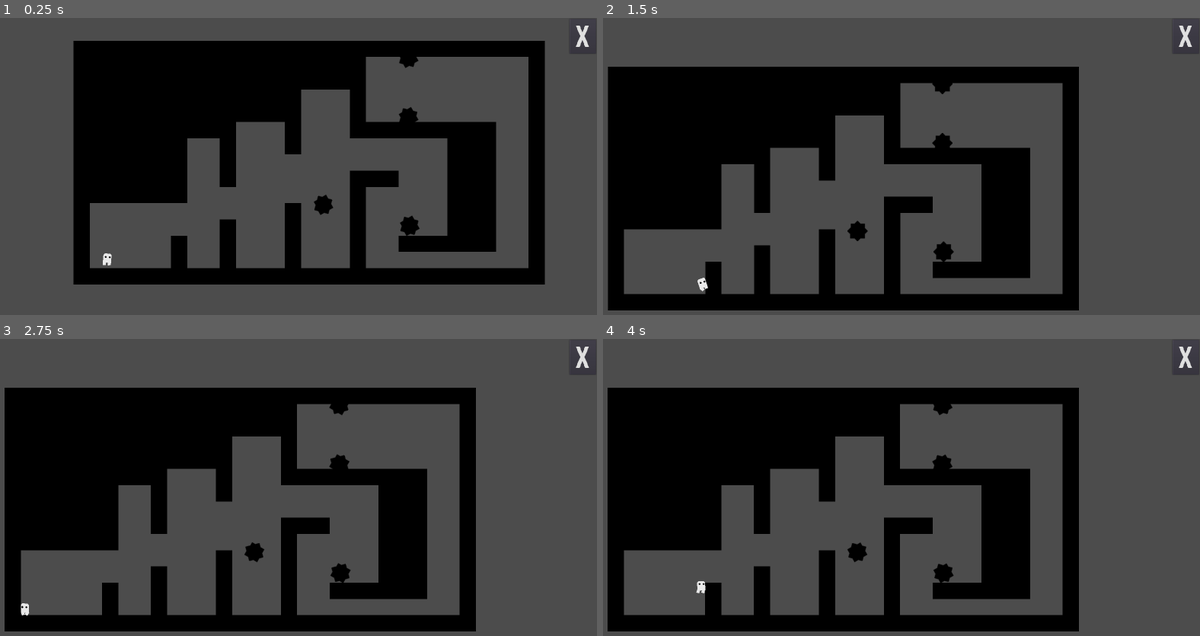
Above: before the commit, frames 1-4 (two rows, left to right).
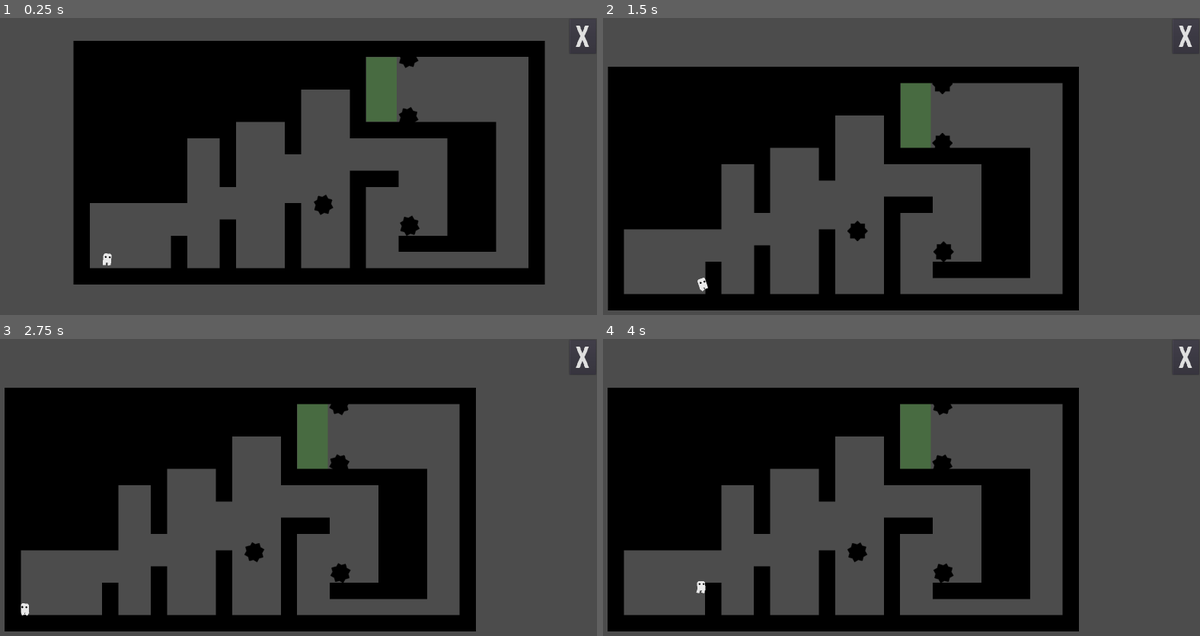
Above: after the commit, the same moments.

Repository: Maigal/gorace
Game: Godot game, scene res://Levels/level_1.tscn
The game is run twice, just before and just after one commit, with the same random seed, the same clock (stepped at 60 frames per second) and the same inputs. This scene is started directly instead of the project's main scene.
Inputs:
- Up to frame 1 (0.25 s): no input
- Up to frame 2 (1.5 s): hold Right (move_right) from 0.53 s (still down); tap Space (jump) at 0.77 s
- Up to frame 3 (2.75 s): tap Space (jump) at 1.52 s; release Right (move_right) at 2.03 s; hold Left (move_left) from 2.03 s (still down)
- Up to frame 4 (4 s): release Left (move_left) at 2.78 s; hold Right (move_right) from 2.78 s (still down); tap Space (jump) at 3.02, 3.77 s

The runs differ from the first frame. In frame 1, 1.1% of the frame differs, in the area x 61-67%, y 13-35%; in frame 2, 1.1%; in frame 3, 1.1%; in frame 4, 1.1%.

Commit message:
rool goal

Diff:
--- a/client/Levels/level_1.tscn
+++ b/client/Levels/level_1.tscn
@@ -1,10 +1,11 @@
-[gd_scene load_steps=6 format=2]
+[gd_scene load_steps=7 format=2]
 
 [ext_resource path="res://Player.tscn" type="PackedScene" id=1]
 [ext_resource path="res://Levels/tileset.tres" type="TileSet" id=2]
 [ext_resource path="res://Levels/Room.gd" type="Script" id=3]
 [ext_resource path="res://Traps/StaticSaw.tscn" type="PackedScene" id=4]
 [ext_resource path="res://Levels/RoomUI.tscn" type="PackedScene" id=5]
+[ext_resource path="res://Misc/RoomGoal.tscn" type="PackedScene" id=6]
 
 [node name="level_1" type="Node2D" groups=[
 "room",
@@ -46,3 +47,22 @@
 position = Vector2( 147.203, 733.937 )
 
 [node name="RoomUI" parent="." instance=ExtResource( 5 )]
+
+[node name="RoomGoal" parent="." instance=ExtResource( 6 )]
+position = Vector2( 906.347, 188.077 )
+scale = Vector2( 2.24, 4.8 )
+z_index = 5
+
+[node name="GoalArea" parent="RoomGoal" index="0"]
+margin_left = 2.64413
+margin_top = 0.543518
+margin_right = 42.6441
+margin_bottom = 40.5435
+rect_scale = Vector2( 1, 0.991667 )
+
+[node name="CollisionShape2D" parent="RoomGoal" index="1"]
+visible = false
+position = Vector2( 21.6418, 20.812 )
+scale = Vector2( 2.08929, 1 )
+
+[editable path="RoomGoal"]
--- /dev/null
+++ b/client/Misc/RoomGoal.gd
@@ -0,0 +1,7 @@
+extends Area2D
+
+
+
+func _on_RoomGoal_body_entered(body):
+	print('GANADOR')
+	get_tree().call_group("room", "entered_goal")
--- /dev/null
+++ b/client/Misc/RoomGoal.tscn
@@ -0,0 +1,27 @@
+[gd_scene load_steps=3 format=2]
+
+[ext_resource path="res://Misc/RoomGoal.gd" type="Script" id=1]
+
+[sub_resource type="RectangleShape2D" id=1]
+extents = Vector2( 9.34912, 20.0492 )
+
+[node name="RoomGoal" type="Area2D"]
+collision_layer = 2147483650
+collision_mask = 2147483649
+script = ExtResource( 1 )
+
+[node name="GoalArea" type="ColorRect" parent="."]
+anchor_left = 0.5
+anchor_top = 0.5
+anchor_right = 0.5
+anchor_bottom = 0.5
+margin_right = 40.0
+margin_bottom = 40.0
+color = Color( 0.243137, 0.835294, 0.121569, 0.231373 )
+__meta__ = {
+"_edit_use_anchors_": false
+}
+
+[node name="CollisionShape2D" type="CollisionShape2D" parent="."]
+shape = SubResource( 1 )
+[connection signal="body_entered" from="." to="." method="_on_RoomGoal_body_entered"]
Binary file added: client/Sprites/Misc/portal_particle.png
Not shown, added: client/Sprites/Misc/portal_particle.png.import
